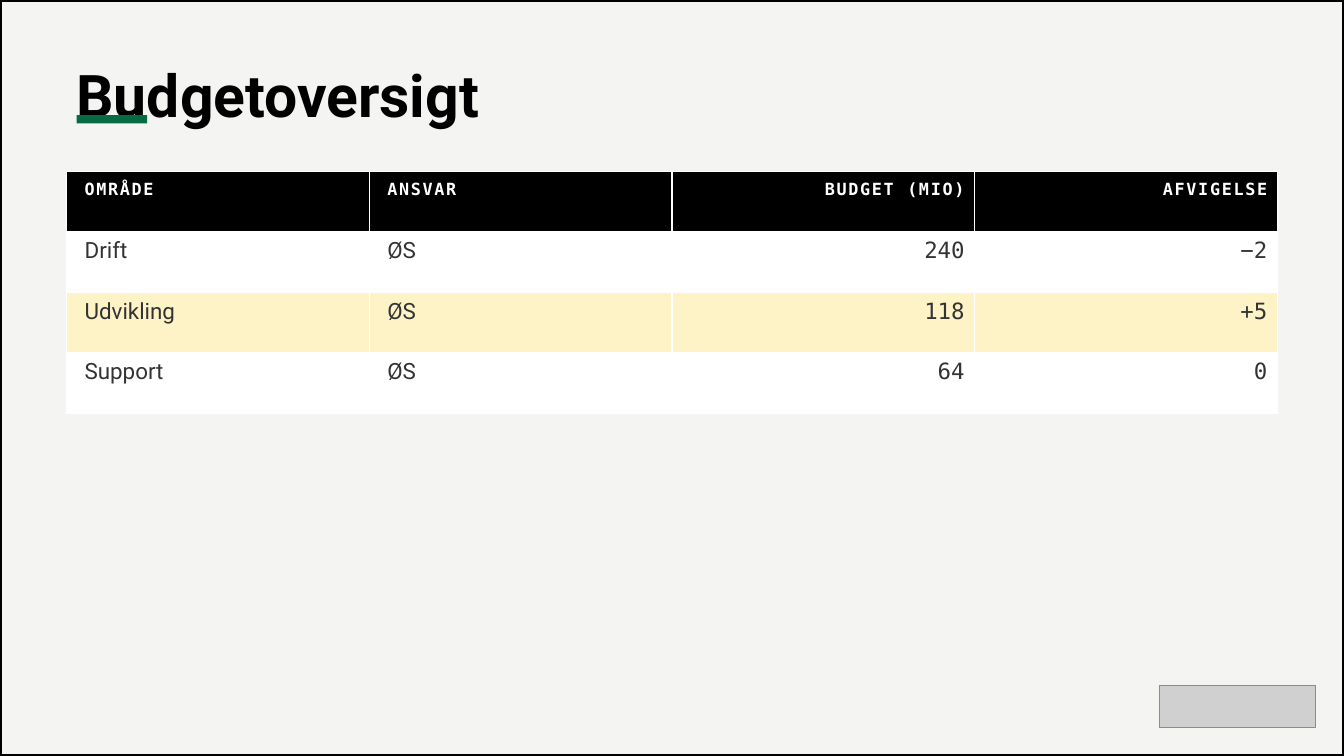
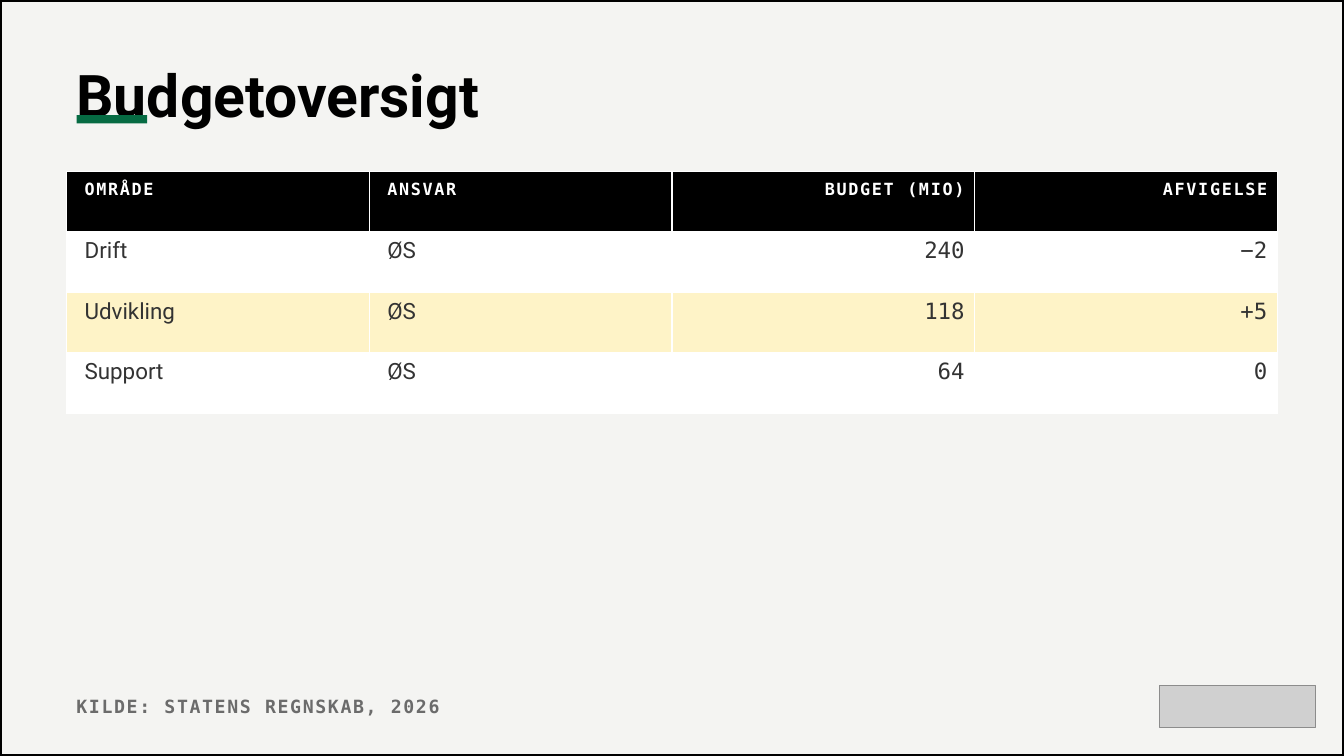
Before and after one commit to morten1415-maker/morten-slides, a slide deck: slide 7 of example.pptx. Drawn at 1344x756 pixels with LibreOffice and Linux fonts; fonts in the diff are those of the drawing; grey boxes stand for pictures. Boxes give left, top, right and bottom in pixels: in the first picture for what was removed or moved away, otherwise in the second. Text is boxed around its words. In the diff, an @@ line names an element or a change of style, - is before the commit and + after.

```diff
--- a/example.pptx
+++ b/example.pptx
@@ text added at (76,699,440,716), 13 pt, text #6B6B6B, bold @@
+KILDE: STATENS REGNSKAB, 2026
```
Also in this commit, not shown: 3 other slides changed, 7 other files.
